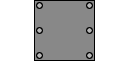
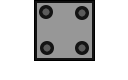
Layer changes from the first (128, 80) image to the second:
added layer "Layer #5" above "Layer #4" over (39, 5, 89, 55)
hid "Layer #4" over (36, 2, 93, 59)
painted on "Layer #3" over (35, 1, 94, 60)
